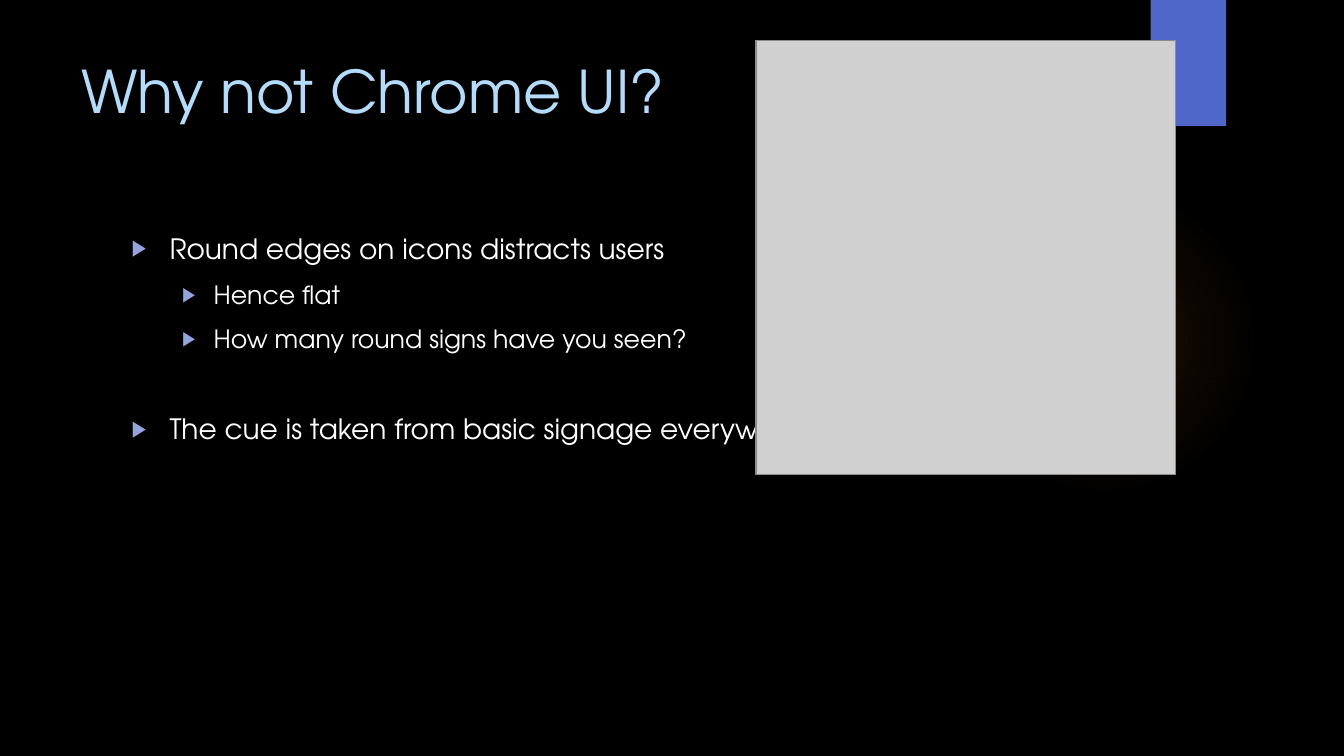
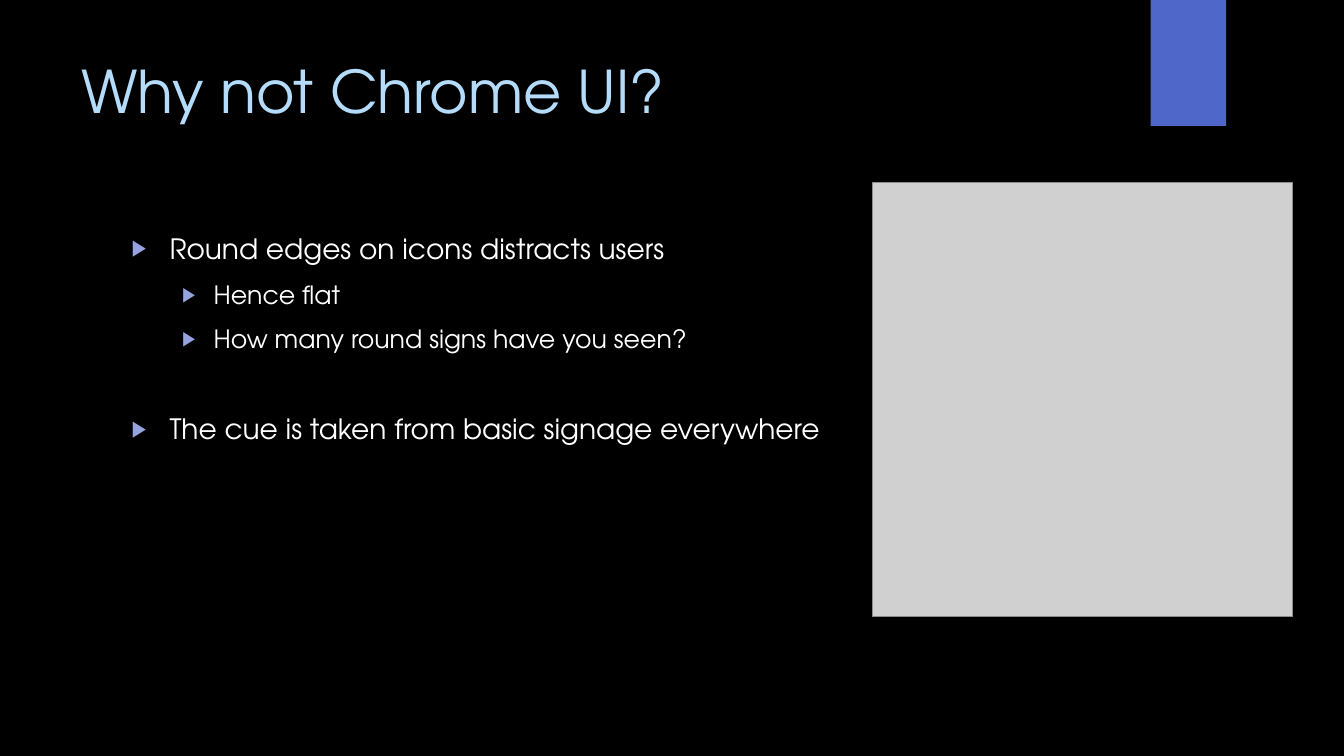
Before and after one commit to WitsSoftDev/SoftDev2016, a slide deck: slide 27 of Session 5/Softdev Session 5 2016.pptx (slide 30 before the commit). Drawn at 1344x756 pixels with LibreOffice and Linux fonts; fonts in the diff are those of the drawing; grey boxes stand for pictures; background and template pictures are left out. Boxes give left, top, right and bottom in pixels: in the first picture for what was removed or moved away, otherwise in the second. Text is boxed around its words. In the diff, an @@ line names an element or a change of style, - is before the commit and + after.

```diff
--- a/Session 5/Softdev Session 5 2016.pptx
+++ b/Session 5/Softdev Session 5 2016.pptx
@@ picture: place and size @@
-picture at <box>756,40,1177,475</box>
+picture at <box>872,182,1293,617</box>
@@ ellipse removed at <box>949,185,1259,495</box> @@
```
Also in this commit, not shown: 8 other slides changed, 5 slides added, 2 slides removed.
